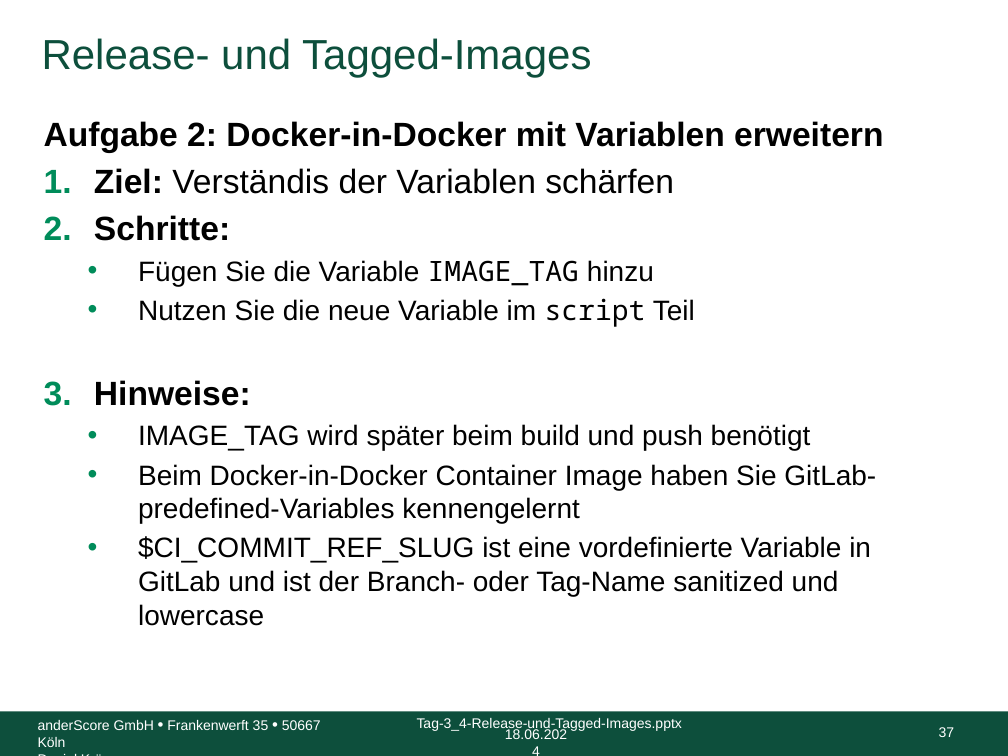
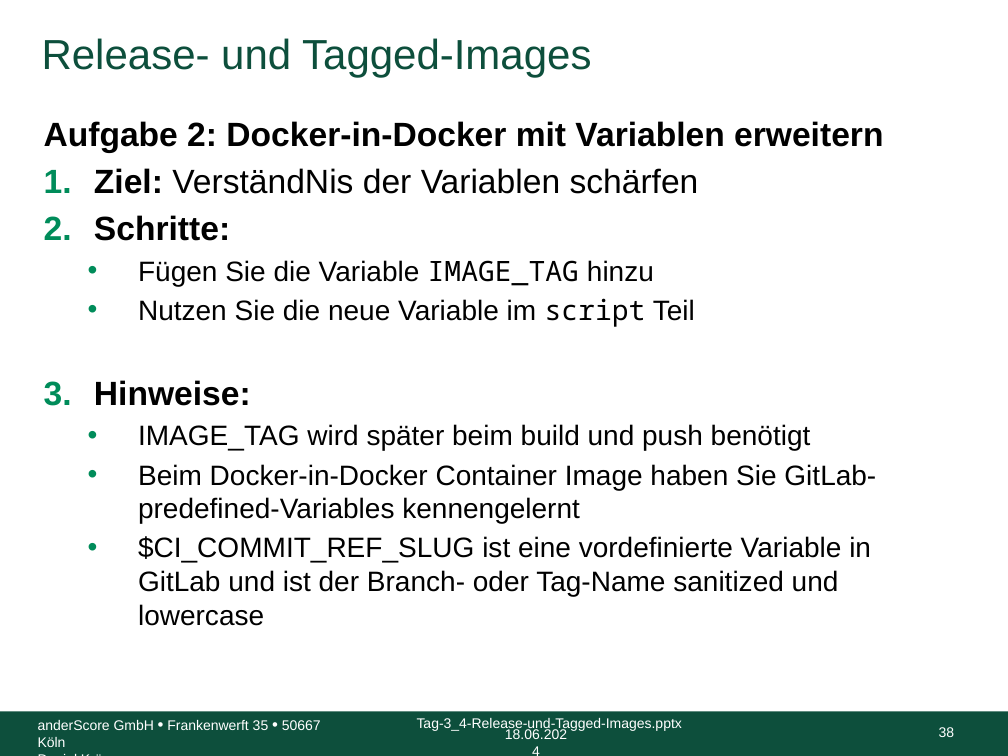
Before and after one commit to anderscore-gmbh/gitlab, a slide deck: slide 38 of slides/Tag-3_4-Release-und-Tagged-Images.pptx (slide 37 before the commit). Drawn at 1008x756 pixels with LibreOffice and Linux fonts; fonts in the diff are those of the drawing; background and template pictures are left out. Boxes give left, top, right and bottom in pixels: in the first picture for what was removed or moved away, otherwise in the second. Text is boxed around its words. In the diff, an @@ line names an element or a change of style, - is before the commit and + after.

```diff
--- a/slides/Tag-3_4-Release-und-Tagged-Images.pptx
+++ b/slides/Tag-3_4-Release-und-Tagged-Images.pptx
@@ text at bbox=[94, 168, 699, 194]: text changed @@
-1. Ziel: Verständis der Variablen schärfen
+1. Ziel: VerständNis der Variablen schärfen
@@ page number at bbox=[939, 727, 955, 737]: text changed @@
-37
+38
```
Also in this commit, not shown: 2 other slides changed, 1 slide added, 5 other files.
